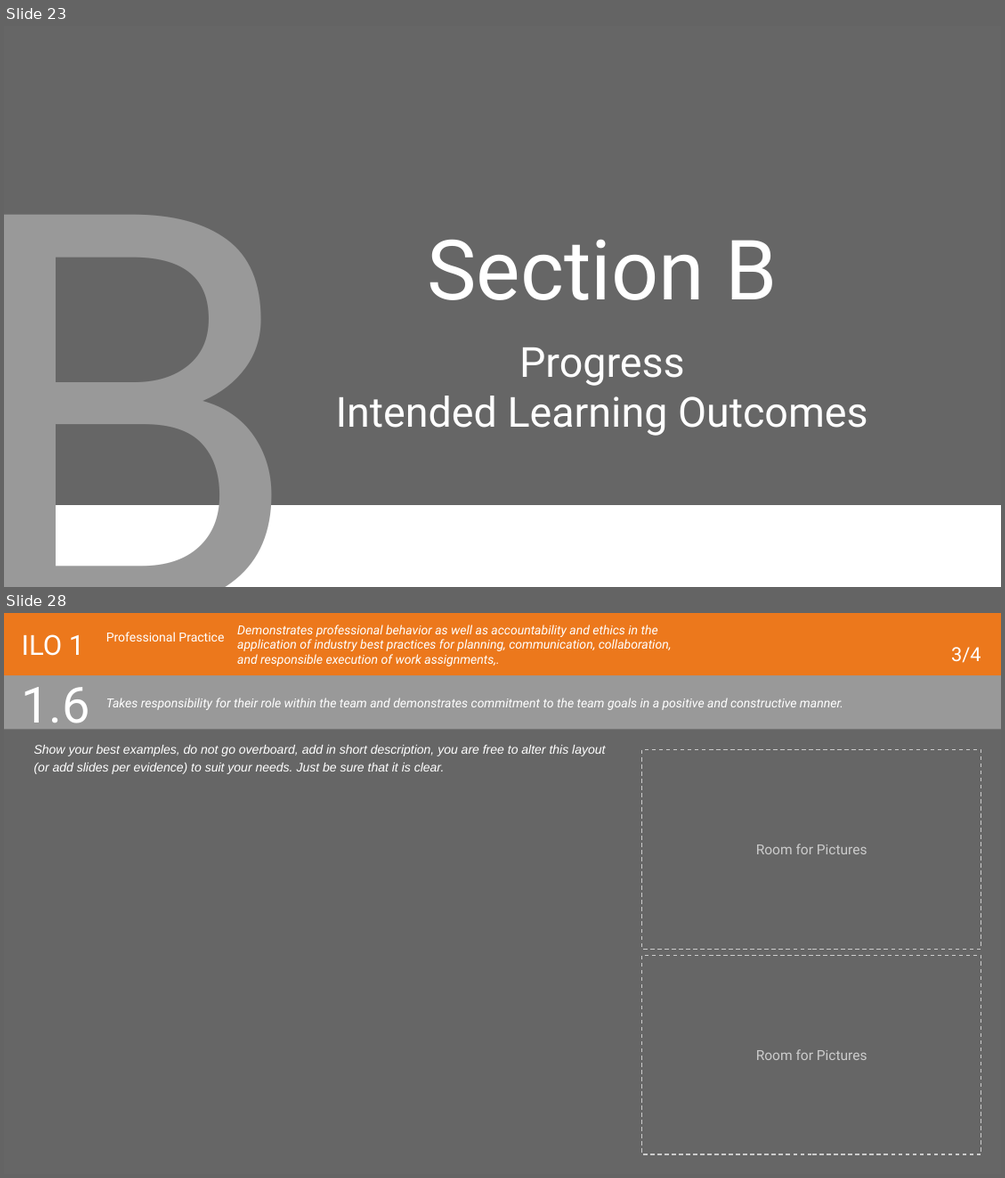
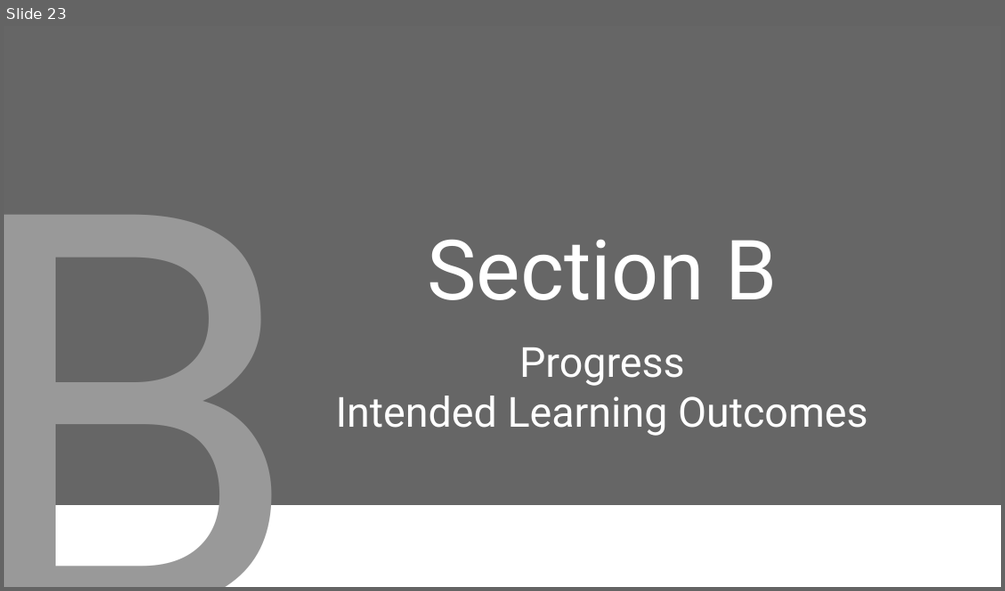
Before and after one commit to PsDragon/ADSAI_FOR_SECOND_YEARS, a slide deck: docs/Year2/BlockA/MS Teams Assignment Template/2022-23-ADS_AI Learning Log Y2A.pptx. Shown one above the other, each under a label of ours: slides 23 and 28 before the commit, slide 23 after it; the slides between them are not shown. The pictures are 1005x1178 and 1005x591 pixels, drawn with LibreOffice and Linux fonts; fonts in the diff are those of the drawing; background and template pictures are left out. Boxes give left, top, right and bottom in pixels: in the first picture for what was removed or moved away, otherwise in the second. Text is boxed around its words. In the diff, an @@ line names an element or a change of style, - is before the commit and + after.

Commit message:
Y2A - MS Teams Assignment Update: Learning Log + Assessment Rubric

```diff
--- a/docs/Year2/BlockA/MS Teams Assignment Template/2022-23-ADS_AI Learning Log Y2A.pptx
+++ b/docs/Year2/BlockA/MS Teams Assignment Template/2022-23-ADS_AI Learning Log Y2A.pptx
@@ slide 28 removed at box(4, 613, 1001, 1174), background #666666 @@
@@ rectangle removed at box(4, 613, 1001, 676) @@
@@ title removed at box(22, 634, 84, 656) @@
-ILO 1
@@ title removed at box(106, 632, 224, 641) @@
-Professional Practice
@@ title removed at box(237, 625, 672, 666) @@
-Demonstrates professional behavior as well as accountability and ethics in the application of industry best practices for planning, communication, collaboration, and responsible execution of work assignments,.
@@ title removed at box(951, 647, 980, 663) @@
-3/4
@@ rectangle removed at box(4, 674, 1001, 729) @@
@@ title removed at box(22, 687, 91, 735) @@
-1.6
@@ title removed at box(106, 698, 843, 710) @@
-Takes responsibility for their role within the team and demonstrates commitment to the team goals in a positive and constructive manner.
@@ text removed at box(34, 745, 605, 774) @@
-Show your best examples, do not go overboard, add in short description, you are free to alter this layout (or add slides per evidence) to suit your needs. Just be sure that it is clear.
@@ rectangle removed at box(642, 749, 981, 949) @@
-Room for Pictures
@@ rectangle removed at box(642, 955, 981, 1154) @@
-Room for Pictures
```
Also in this commit, not shown: 13 slides changed, 3 other slides removed, 1 other file.
